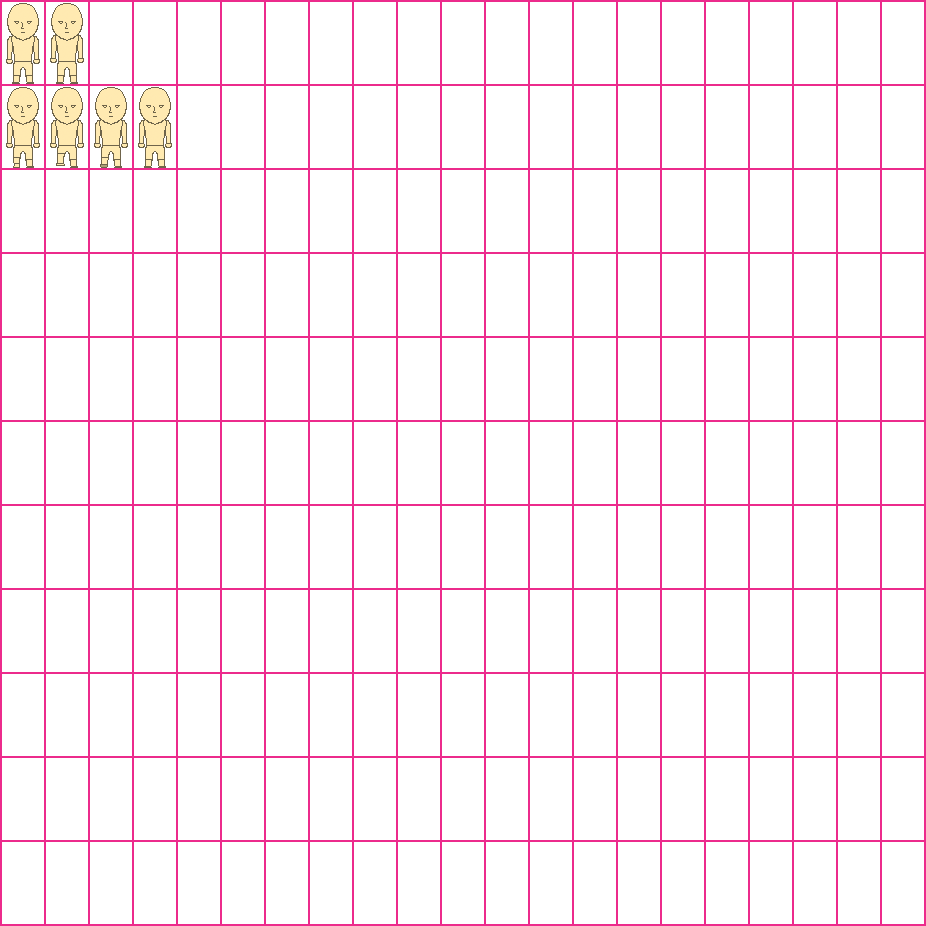
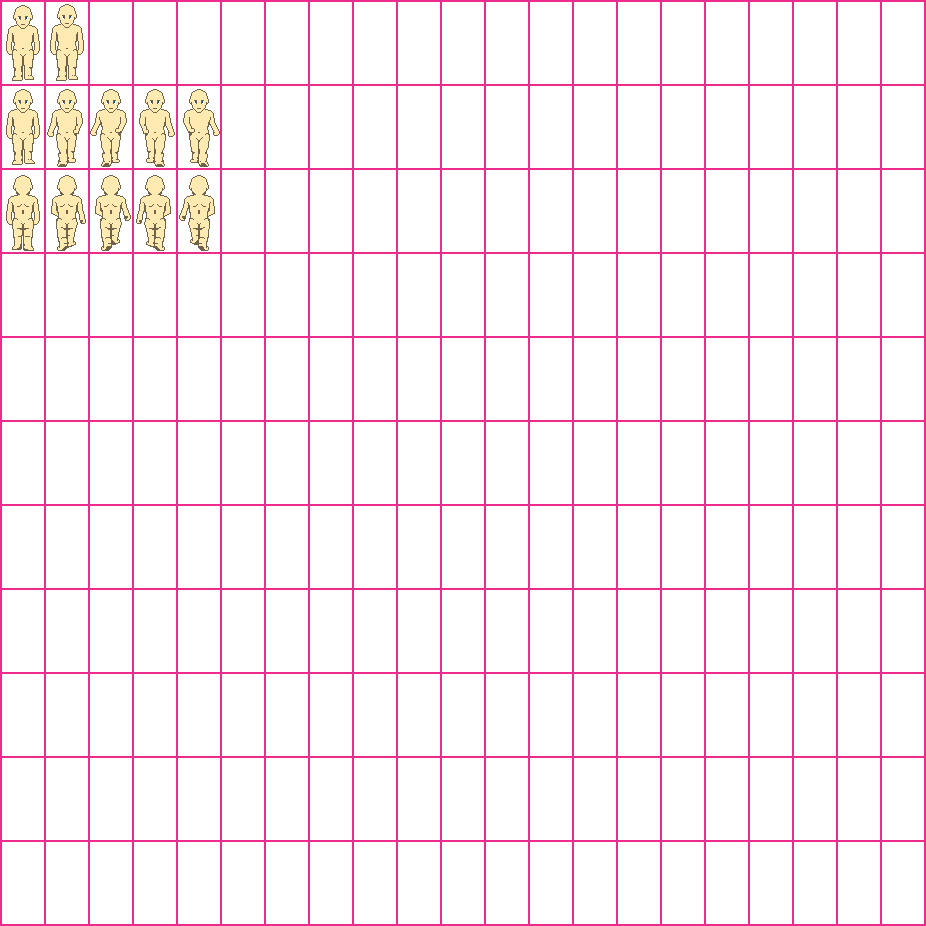
Before/after of a 926px x 926px layered artwork. What changed in the layer stack:
removed layer "Blank Template" over box(6, 3, 40, 84)
painted on "Idle 1" over box(50, 3, 84, 84)
painted on "Idle 0" over box(6, 3, 40, 84)
added layer "Walk south 4" in group "Walk south" over box(183, 89, 220, 167)
painted on "Walk south 3" over box(138, 87, 175, 168)
painted on "Walk south 2" over box(32, 87, 128, 168)
painted on "Walk south 1" over box(8, 87, 84, 168)
painted on "Walk south 0" over box(6, 87, 40, 168)
added layer "Walk north 4" in group "Walk north" over box(99, 175, 215, 251)
added layer "Walk north 3" in group "Walk north" over box(136, 175, 171, 251)
added layer "Walk north 2" in group "Walk north" over box(95, 175, 131, 251)
added layer "Walk north 1" in group "Walk north" over box(51, 175, 86, 251)
added layer "Walk north 0" in group "Walk north" over box(6, 175, 40, 251)
added layer "Template" above "Sprite model" over box(6, 89, 40, 165)
